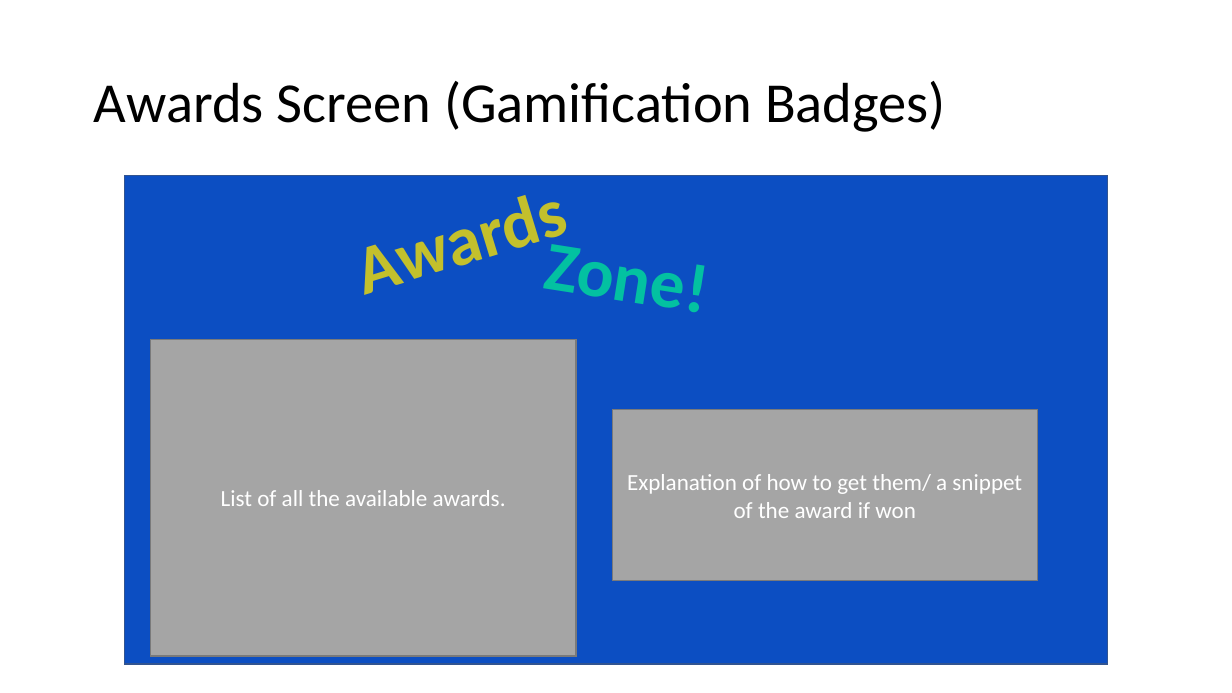
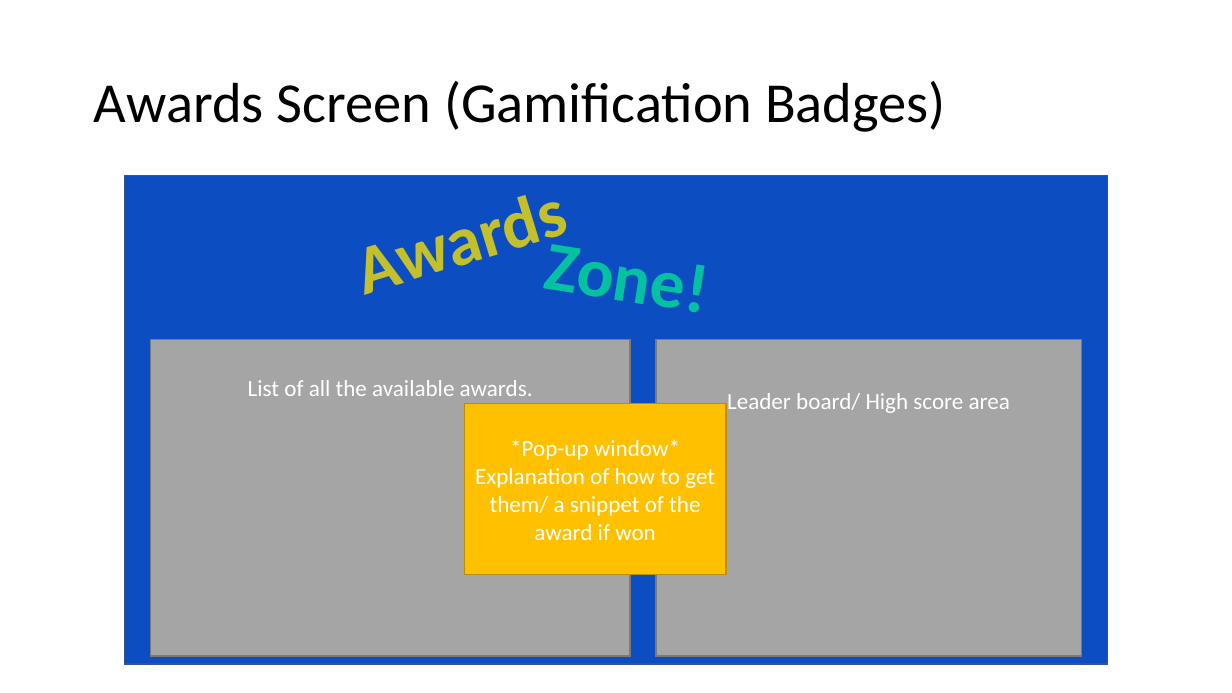
Before and after one commit to codingWithAndy/Thesis_Project, a slide deck: slide 10 of Additional Content/App Storyboard.pptx. Drawn at 1232x693 pixels with LibreOffice and Linux fonts; fonts in the diff are those of the drawing. Boxes give left, top, right and bottom in pixels: in the first picture for what was removed or moved away, otherwise in the second. Text is boxed around its words. In the diff, an @@ line names an element or a change of style, - is before the commit and + after.

```diff
--- a/Additional Content/App Storyboard.pptx
+++ b/Additional Content/App Storyboard.pptx
@@ rectangle "List of all the available ..." resized from (x1=151, y1=339, x2=576, y2=656) to (x1=151, y1=339, x2=630, y2=656) @@
@@ rectangle added at (x1=656, y1=339, x2=1081, y2=656), fill #A5A5A5, outline #7A7A7A 1 pt, 18 pt, text #FFFFFF @@
+Leader board/ High score area
@@ rectangle "*Pop-up window*" resized from (x1=613, y1=409, x2=1038, y2=580) to (x1=465, y1=404, x2=726, y2=575) @@
@@ rectangle "*Pop-up window*" at (x1=465, y1=404, x2=726, y2=575): fill #A5A5A5 to #FFC000; outline #7A7A7A 1 pt to #BD8E00 1 pt @@
@@ text in rectangle at (x1=510, y1=439, x2=680, y2=460): paragraph added @@
+*Pop-up window*
```
Also in this commit, not shown: 2 other slides changed, 10 other files.
